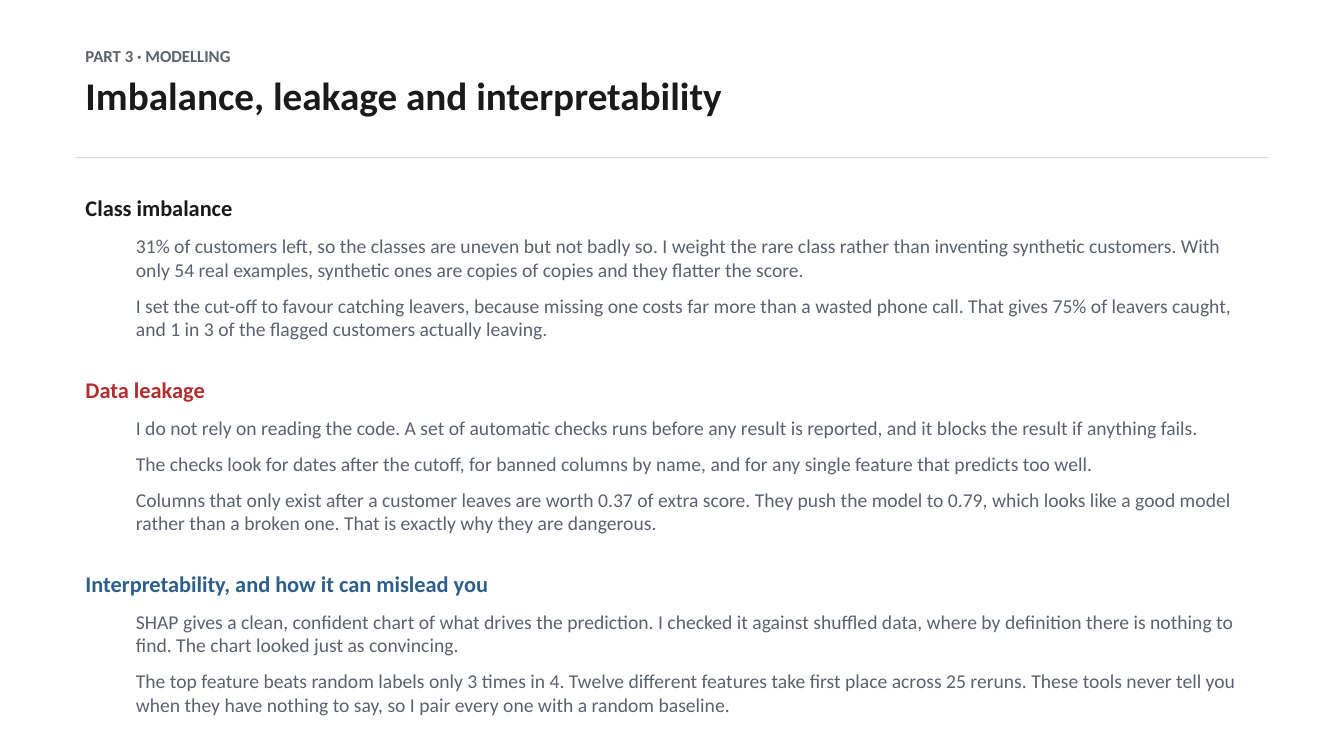
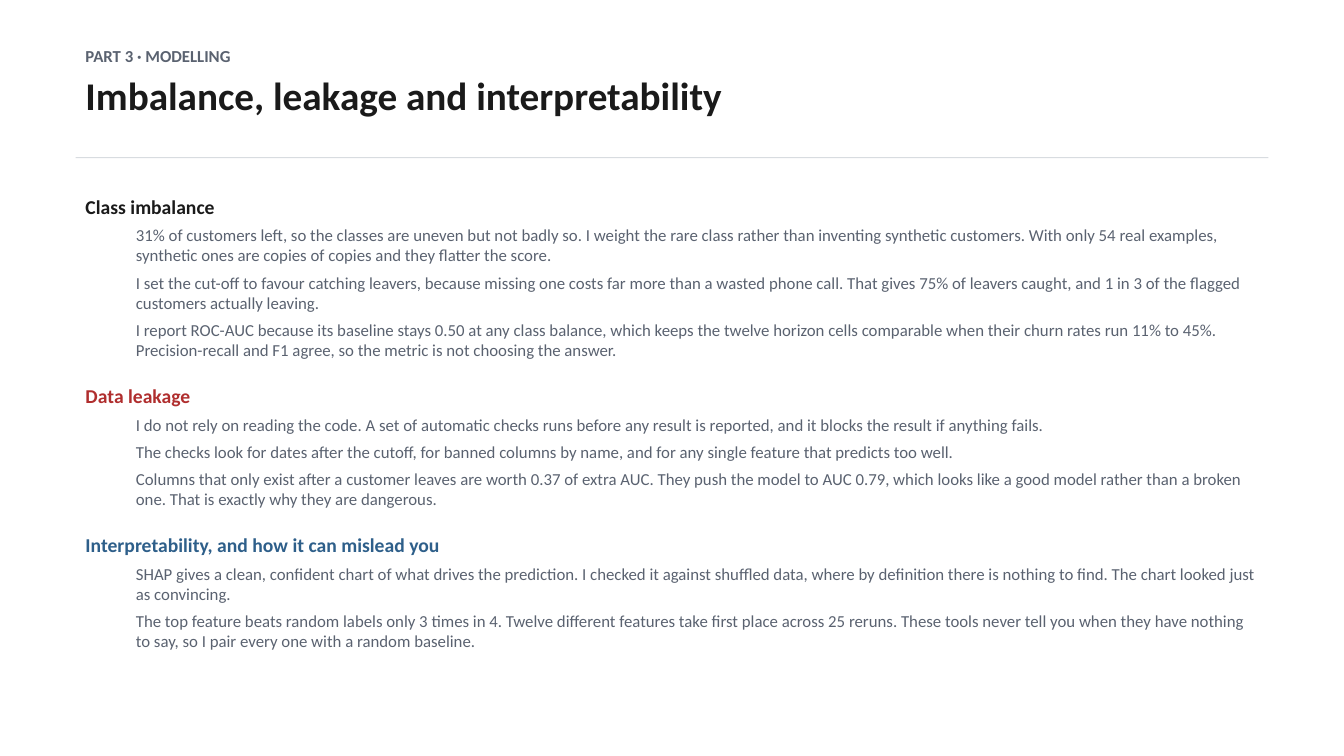
Before and after one commit to dmitriyratu/avepoint-churn-case-study, a slide deck: slide 9 of outputs/AvePoint_Case_Study.pptx. Drawn at 1344x756 pixels with LibreOffice and Linux fonts; fonts in the diff are those of the drawing. Boxes give left, top, right and bottom in pixels: in the first picture for what was removed or moved away, otherwise in the second. Text is boxed around its words. In the diff, an @@ line names an element or a change of style, - is before the commit and + after.

Commit message:
Enhance modeling analysis and presentation; clarify metric interpretations and results
- Added detailed markdown explanations in `04_modeling.py` regarding the significance of ROC-AUC, average precision, and F1 scores, emphasizing their null hypotheses and implications for model evaluation.
- Updated the `build_exec_summary.py` and `build_main_deck.py` scripts to improve clarity in the executive summary slides, ensuring that conclusions are supported by evidence and clearly articulated.
- Revised the `config.json` to include additional metrics related to average precision and F1 score, providing a more comprehensive overview of model performance.
- Modified the `final_metrics.csv` to reflect the new metrics, enhancing the dataset's utility for analysis.
- Improved the `permutation_significance` function in `model.py` to allow for flexible scoring metrics, ensuring clarity in the results presented.

These changes aim to strengthen the analytical framework and improve the communication of findings in the project.

```diff
--- a/outputs/AvePoint_Case_Study.pptx
+++ b/outputs/AvePoint_Case_Study.pptx
@@ text at (85,200,1255,650): size 16 to 14 pt in "Class imbalance", "Data leakage", "Interpretability, and how it can mislead you"; size 14 to 12 pt in "31% of customers left, so the classes ...", "I set the cut-off to favour catching ...", "I do not rely on reading the ...", "The checks look for dates after the ..." and 2 more places; less space between paragraphs @@
@@ text at (136,324,1216,359): paragraph added @@
+  I report ROC-AUC because its baseline stays 0.50 at any class balance, which keeps the twelve horizon cells comparable when their churn rates run 11% to 45%. Precision-recall and F1 agree, so the metric is not choosing the answer.
@@ text at (136,473,1240,508): text changed; size 14 to 12 pt @@
-  Columns that only exist after a customer leaves are worth 0.37 of extra score. They push the model to 0.79, which looks like a good model rather than a broken one. That is exactly why they are dangerous.
+  Columns that only exist after a customer leaves are worth 0.37 of extra AUC. They push the model to AUC 0.79, which looks like a good model rather than a broken one. That is exactly why they are dangerous.
```
Also in this commit, not shown: 5 other slides changed, 7 other files.
